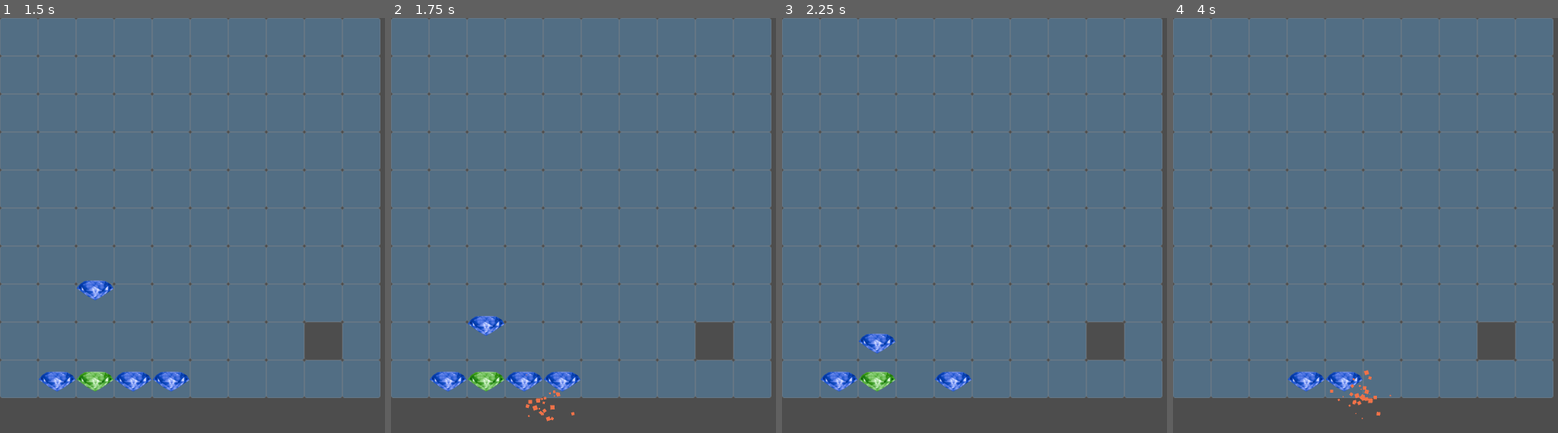
Above: before the commit, frames 1-4 (left to right).
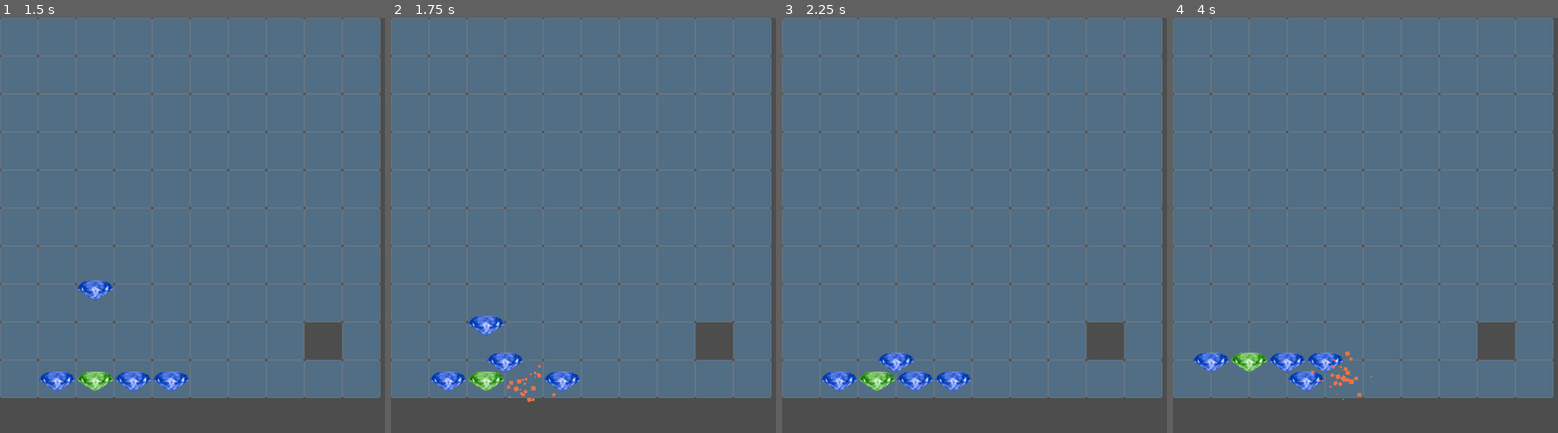
Above: after the commit, the same moments.

Repository: Medex81/LadyJu
Game: Godot game, scene res://game/scenes/m3/main.tscn
Two runs of this game, one before a commit and one after it. Both use one fixed random seed, a clock stepped at 60 frames per second and the inputs below. The project has no main scene, so this scene is started directly.
Inputs (mouse positions are in pixels of both pictures, inside the frame that each line leads up to):
- Up to frame 1 (1.5 s): move the mouse to (96, 146) at 0.52 s; click (96, 146) at 0.67 s; move the mouse to (134, 366) at 1.27 s; click (134, 366) at 1.42 s
- Up to frame 2 (1.75 s): no input
- Up to frame 3 (2.25 s): move the mouse to (839, 379) at 2.02 s; click (839, 379) at 2.17 s
- Up to frame 4 (4 s): move the mouse to (1269, 379) at 2.77 s; click (1269, 379) at 2.92 s; tap Enter at 3.5 s; move the mouse to (1342, 379) at 3.52 s; click (1342, 379) at 3.67 s

Frame 1 is identical in both runs. In frame 2, 0.8% of the frame differs, in the area x 24-48%, y 80-98%; in frame 3, 0.9%; in frame 4, 1.7%, in the area x 5-57%, y 80-97%.

Commit message:
В компоненте InfoComponent меняем логику отображения эффектов. не ожидаем завершения эффекта, а передаем его родителю и после завершения он самоудаляется. При ожидании появляется проблема фриза предметов после матча.

Diff:
--- a/game/scenes/m3/components/info.gd
+++ b/game/scenes/m3/components/info.gd
@@ -76,7 +76,7 @@
 func change_to_matcher_enum(_match_type:MatcherComponent.EMatcher)->MatchInfoComponent:
 	var new_item:MatchInfoComponent = null
 	if _item_generator:
-		new_item = _item_generator.get_matcher_from_enum(_match_type)
+		new_item = _item_generator.get_matcher_from_enum(_match_type) as MatchInfoComponent
 		if new_item:
 			new_item.position = position
 			get_parent().add_child(new_item)
@@ -96,9 +96,10 @@
 	is_died = true
 	if is_quiet == false:
 		if _view_component and _view_component.has_end_effect():
+			remove_child(_view_component)
+			get_parent().add_child(_view_component)
+			_view_component.position = position
 			_view_component.run_end_effect()
-			await _view_component.send_finish_effect
 		if _damager_component and _damager_component.has_damage():
 			_damager_component.run_damage()
-			#await _damager_component.send_finish_damage
 	queue_free()
